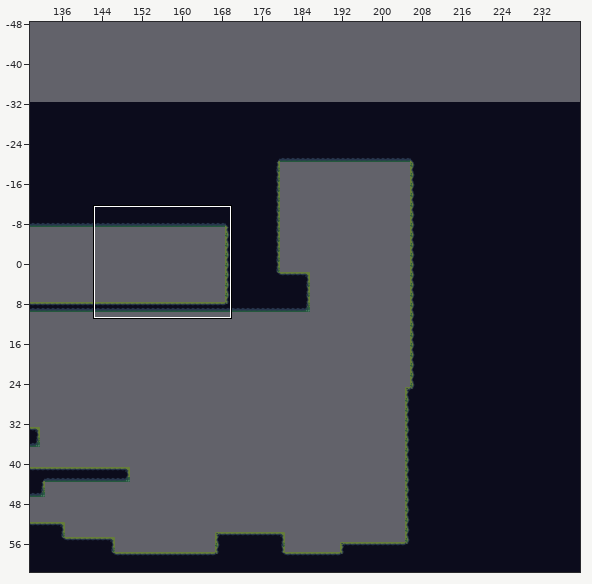
Two states of a Tiled map, UnityProject/CaseFileDream/Assets/CaseFileDream/TileSets/Tiled/Level01/Level01-HiddenGarden.tmx. The picture above shows the old version from afar; the outline marks the close-up.
Close-up. As it was:
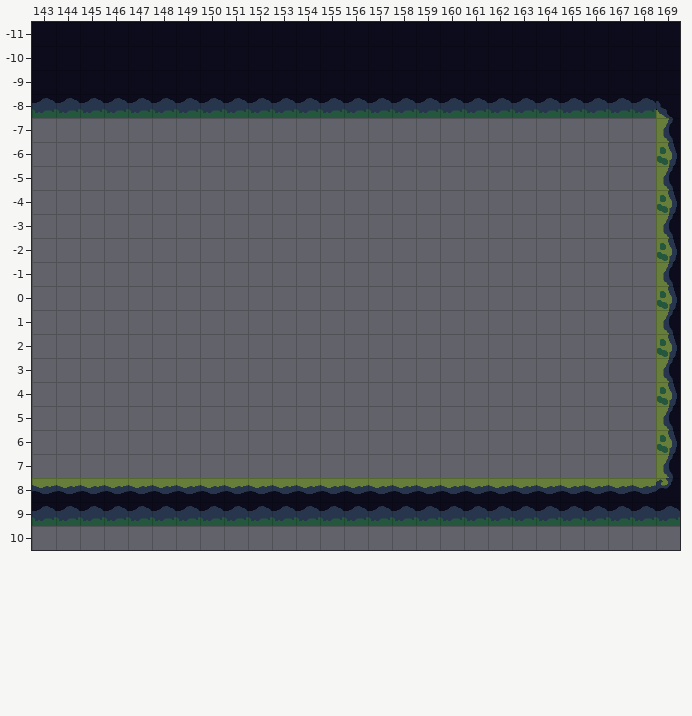
Cells are 32x32 px. Shown: x 143..169, y -11..10. The commit also changed other parts of the map, which this record leaves out.
After:
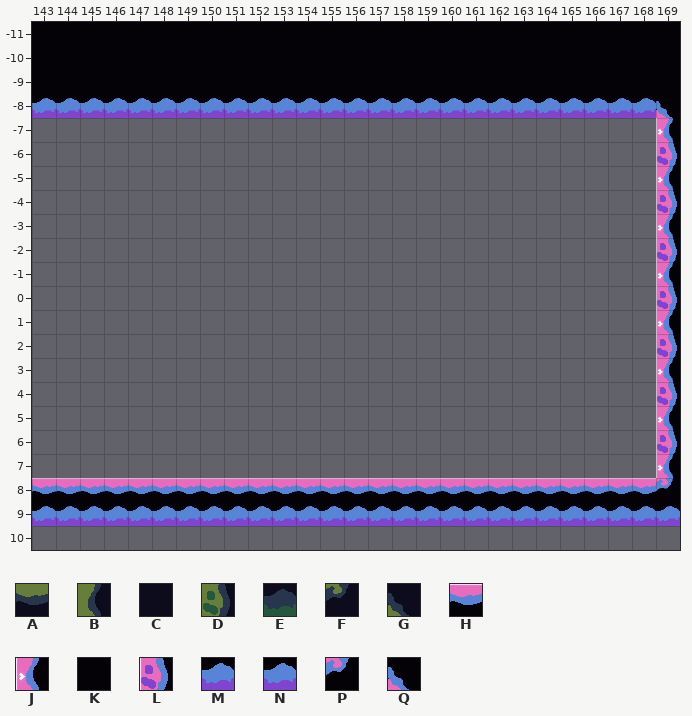
Key: from "GreenMoss": A 1, B 8, C 9, D 16, E 25, F 41, G 49; from "PinkMossGarden": H 1, J 8, K 9, L 16, M 25, N 26, P 41, Q 49.
_ is an empty cell.
Changes in this commit:
Layer "Overlay":
Tile H replaces tile A in row 8 at x 143 to 168.
Tile J replaces tile B in row -7 at x 169; in row -5 at x 169; in row -3 at x 169; in row -1 at x 169; in row 1 at x 169; in row 3 at x 169.
Tile J replaces tile B in row 5 at x 169; in row 7 at x 169.
Tile K replaces tile C in rows -11 to -9 at x 143 to 169.
Tile L replaces tile D in row -6 at x 169; in row -4 at x 169; in row -2 at x 169; in row 0 at x 169; in row 2 at x 169; in row 4 at x 169.
Tile L replaces tile D in row 6 at x 169.
Tile M replaces tile E in row -8 at x 143 to 164 and 166 to 168; in row 9 at x 169.
Tile N replaces tile E in row -8 at x 165; in row 9 at x 143 to 168.
Tile P replaces tile F in row 8 at x 169.
Tile Q replaces tile G in row -8 at x 169.
Where, in picture pixels (left, top, right, bottom), the same in both close-ups:
changed: (32, 22, 680, 526)
